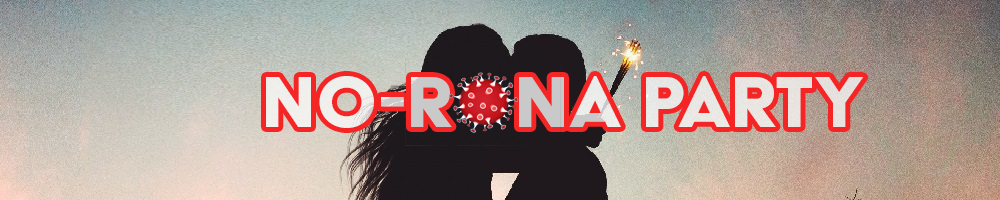
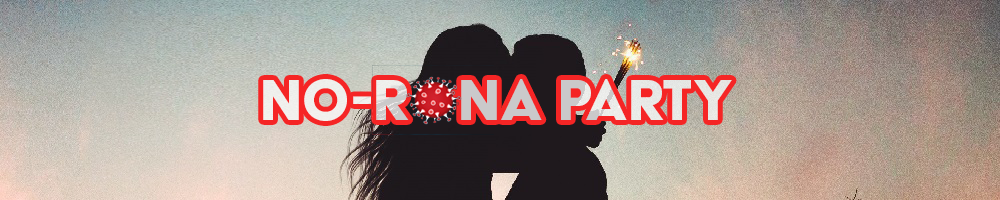
Layers edited between the first and the second 1000 x 200 image:
painted on "Achtergrond kopiëren" over (x1=372, y1=58, x2=561, y2=146)
painted on "No-rona party" over (x1=263, y1=76, x2=864, y2=128)
